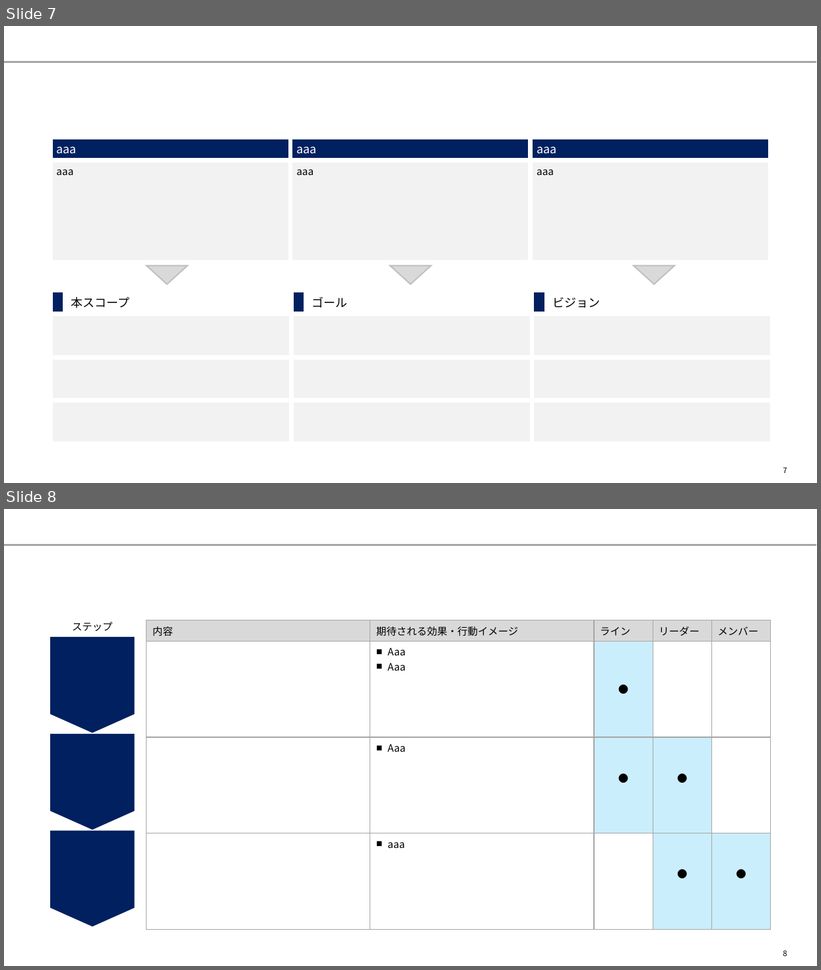
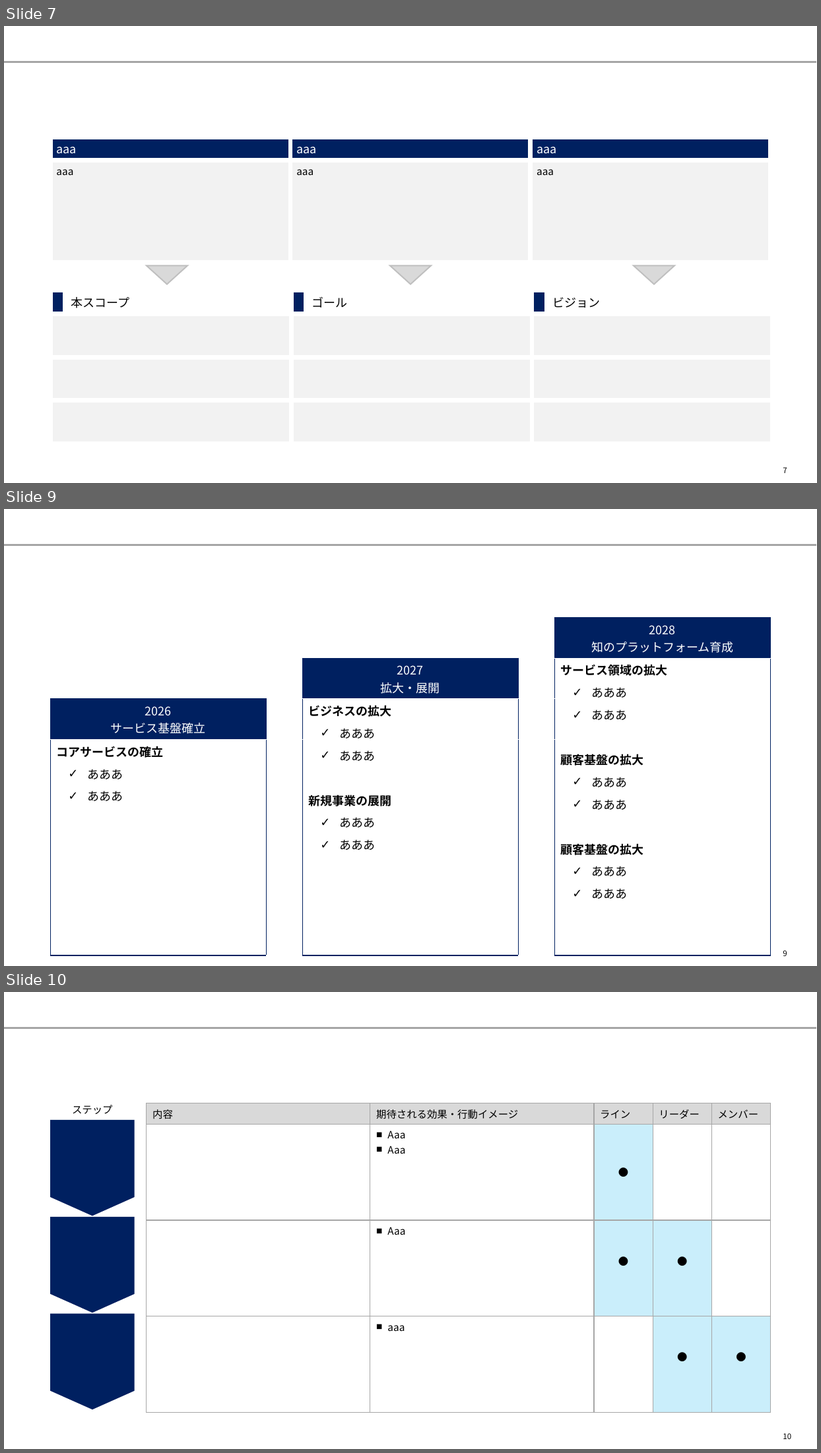
Before and after one commit to yuzucha16/dotfiles, a slide deck: office/Blank.potx. Shown one above the other, each under a label of ours: slides 7 and 8 before the commit, slides 7, 9 and 10 after it; the slides between them are not shown. The pictures are 821x970 and 821x1453 pixels, drawn with LibreOffice and Linux fonts; fonts in the diff are those of the drawing. Boxes give left, top, right and bottom in pixels: in the first picture for what was removed or moved away, otherwise in the second. Text is boxed around its words. In the diff, an @@ line names an element or a change of style, - is before the commit and + after.

```diff
--- a/office/Blank.potx
+++ b/office/Blank.potx
@@ slide 9 added at box(4, 509, 817, 966), background #FFFFFF; not listed: 1 template element that a slide beside it also shows @@
@@ table added at box(50, 618, 770, 937), 4 rows, 5 columns @@
+ |  |  |  | 2028 / 知のプラットフォーム育成
+ |  | 2027 / 拡大・展開 |  | サービス領域の拡大 / あああ / あああ / 顧客基盤の拡大 / あああ / あああ / 顧客基盤の拡大 / あああ / あああ
+2026 / サービス基盤確立 |  | ビジネスの拡大 / あああ / あああ / 新規事業の展開 / あああ / あああ |  | 
+コアサービスの確立 / あああ / あああ |  |  |  | 
@@ page number added at box(783, 951, 787, 956), 9 pt, text #000000 @@
+9
@@ what was slide 8 is now slide 10 @@
@@ page number at box(783, 1434, 791, 1439): text changed @@
-8
+10
```
Also in this commit, not shown: 3 slides changed, 3 other slides added, 1 slide removed.
